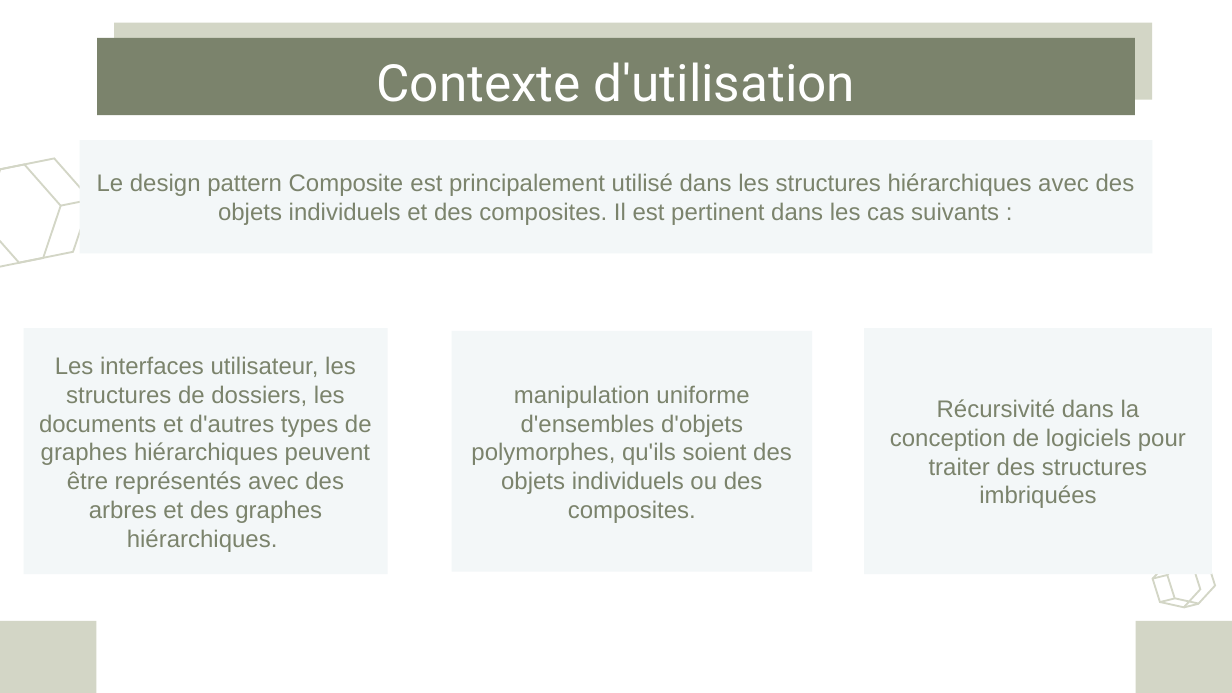
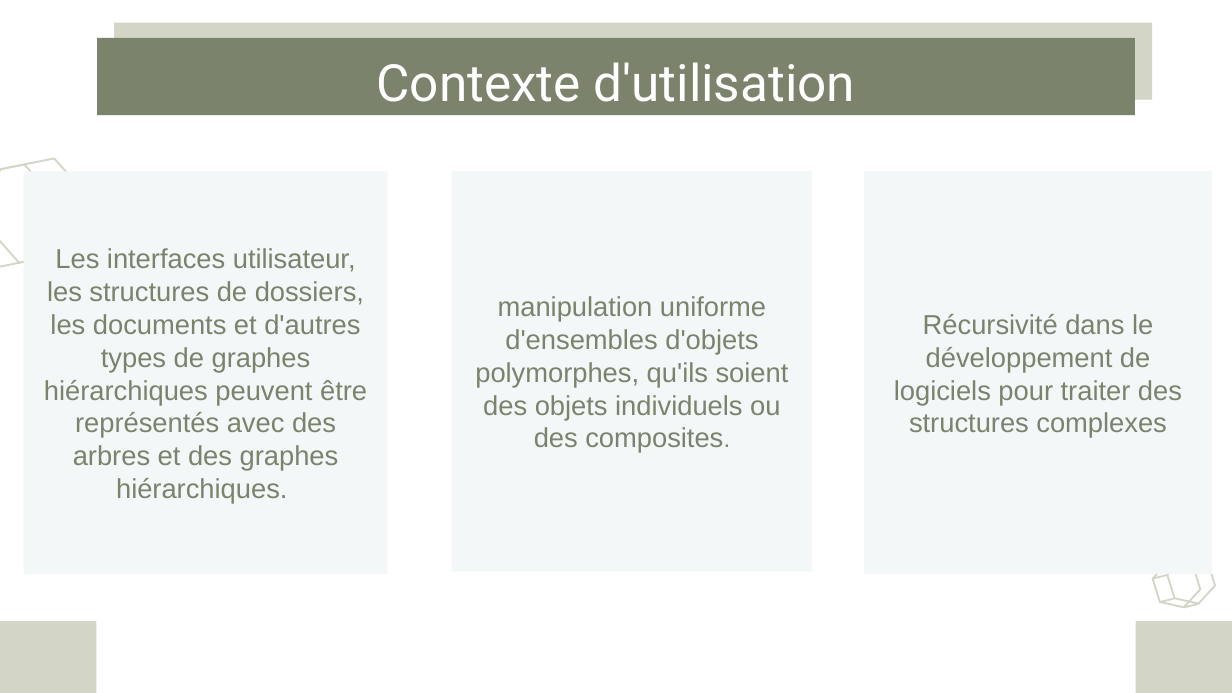
Before and after one commit to Abdelkarim-01/sdesign-pattern, a slide deck: slide 15 of DesignPatternsJEE1.pptx (slide 14 before the commit). Drawn at 1232x693 pixels with LibreOffice and Linux fonts; fonts in the diff are those of the drawing. Boxes give left, top, right and bottom in pixels: in the first picture for what was removed or moved away, otherwise in the second. Text is boxed around its words. In the diff, an @@ line names an element or a change of style, - is before the commit and + after.

```diff
--- a/DesignPatternsJEE1.pptx
+++ b/DesignPatternsJEE1.pptx
@@ rectangle removed at [80, 140, 1153, 254] @@
-Le design pattern Composite est principalement utilisé dans les structures hiérarchiques avec des objets individuels et des composites. Il est pertinent dans les cas suivants :
@@ subtitle "Les interfaces utilisateur, les structures ...": place and size @@
-subtitle "Les interfaces utilisateur, les structures ..." at [23, 328, 387, 574]
+subtitle "Les interfaces utilisateur, les structures ..." at [23, 171, 387, 574]
@@ subtitle "Les interfaces utilisateur, les structures ..." at [23, 171, 387, 574]: size 14 to 16 pt @@
@@ subtitle "manipulation uniforme d'ensembles d'objets polymorphes, ..." at [452, 171, 813, 572]: size 14 to 16 pt @@
@@ subtitle "manipulation uniforme d'ensembles d'objets polymorphes, ...": place and size @@
-subtitle "manipulation uniforme d'ensembles d'objets polymorphes, ..." at [452, 331, 813, 572]
+subtitle "manipulation uniforme d'ensembles d'objets polymorphes, ..." at [452, 171, 813, 572]
@@ rectangle "Récursivité dans le développement de ...": place and size @@
-rectangle "Récursivité dans le développement de ..." at [864, 328, 1211, 574]
+rectangle "Récursivité dans le développement de ..." at [864, 171, 1211, 574]
@@ freeform shape removed at [61, 200, 91, 206] @@
@@ text in rectangle at [894, 314, 1182, 438]: text changed; size 14 to 16 pt @@
-Récursivité dans la conception de logiciels pour traiter des structures imbriquées
+Récursivité dans le développement de logiciels pour traiter des structures complexes
```
Also in this commit, not shown: 7 other slides changed, 1 slide added.
